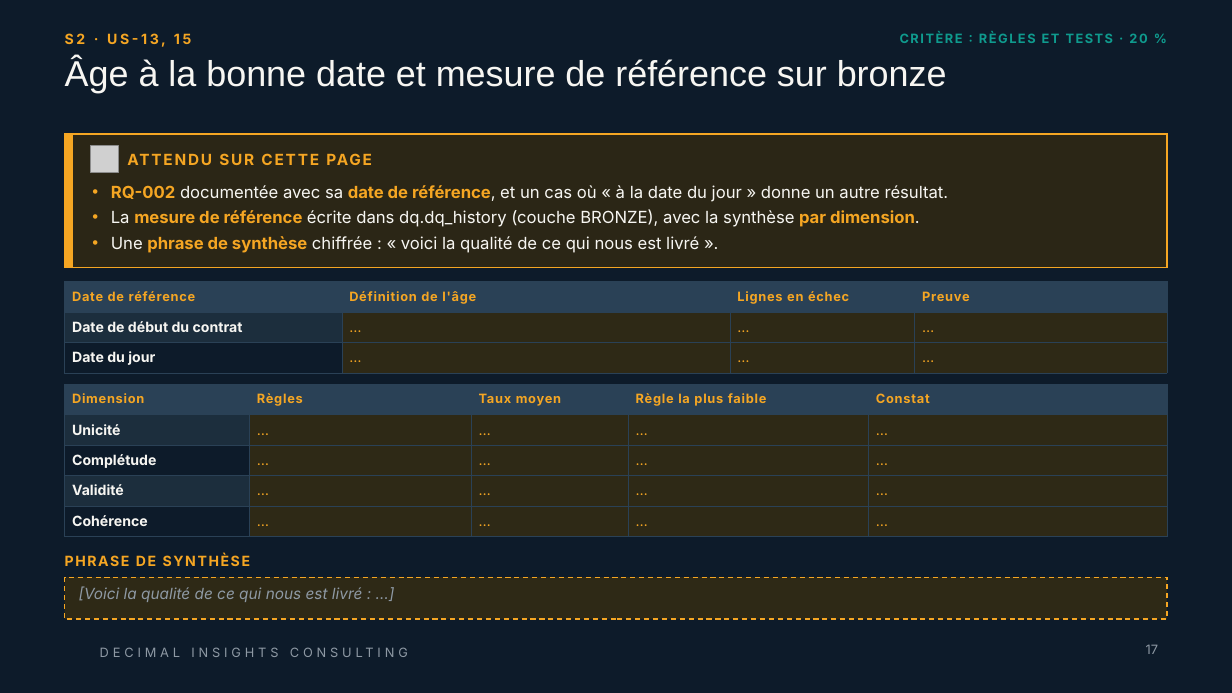
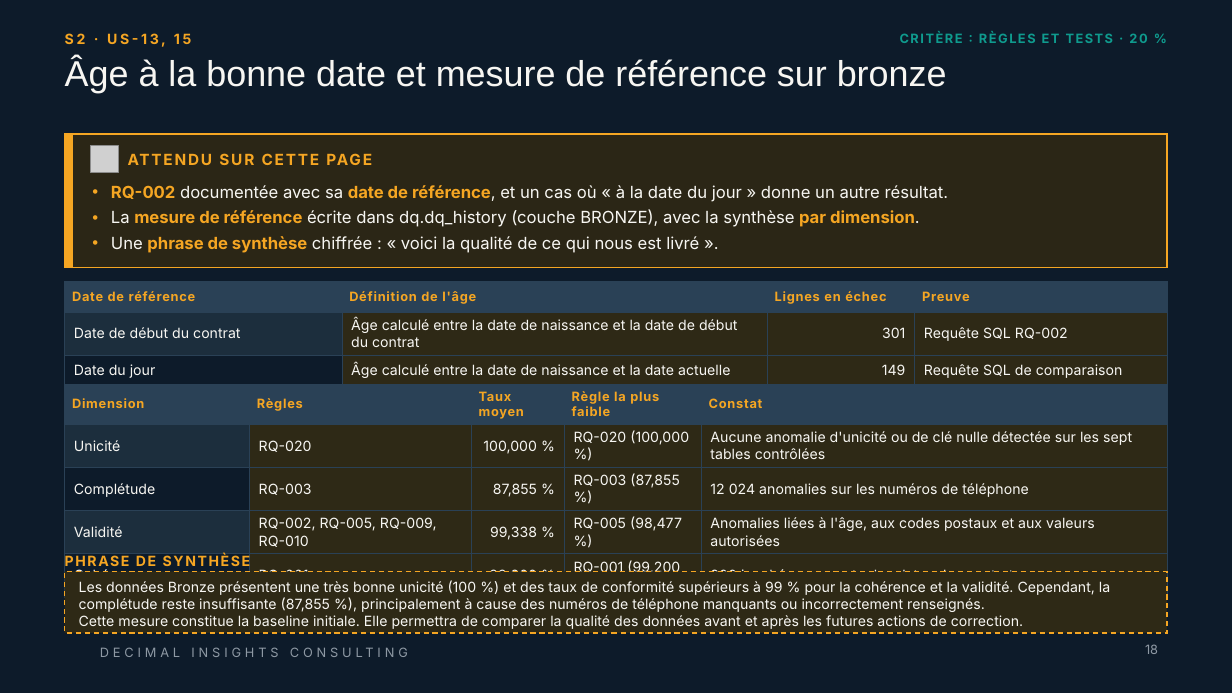
Before and after one commit to linam02/td-qualite-g04, a slide deck: slide 18 of livrables/Livrable_Groupe_TD_AssurConnect.pptx (slide 17 before the commit). Drawn at 1232x693 pixels with LibreOffice and Linux fonts; fonts in the diff are those of the drawing; grey boxes stand for pictures; background and template pictures are left out. Boxes give left, top, right and bottom in pixels: in the first picture for what was removed or moved away, otherwise in the second. Text is boxed around its words. In the diff, an @@ line names an element or a change of style, - is before the commit and + after.

```diff
--- a/livrables/Livrable_Groupe_TD_AssurConnect.pptx
+++ b/livrables/Livrable_Groupe_TD_AssurConnect.pptx
@@ table at [65, 282, 1167, 382] @@
-row 2: Date de début du contrat | … | … | …
+row 2: Date de début du contrat | Âge calculé entre la date de naissance et la date de début du contrat | 301 | Requête SQL RQ-002
-row 3: Date du jour | … | … | …
+row 3: Date du jour | Âge calculé entre la date de naissance et la date actuelle | 149 | Requête SQL de comparaison
@@ bold off in "Date de début du contrat", "Date du jour" @@
@@ borders changed @@
@@ table at [65, 384, 1167, 588] @@
-row 2: Unicité | … | … | … | …
+row 2: Unicité | RQ-020 | 100,000 % | RQ-020 (100,000 %) | Aucune anomalie d'unicité ou de clé nulle détectée sur les sept tables contrôlées
-row 3: Complétude | … | … | … | …
+row 3: Complétude | RQ-003 | 87,855 % | RQ-003 (87,855 %) | 12 024 anomalies sur les numéros de téléphone
-row 4: Validité | … | … | … | …
+row 4: Validité | RQ-002, RQ-005, RQ-009, RQ-010 | 99,338 % | RQ-005 (98,477 %) | Anomalies liées à l'âge, aux codes postaux et aux valeurs autorisées
-row 5: Cohérence | … | … | … | …
+row 5: Cohérence | RQ-001 | 99,200 % | RQ-001 (99,200 %) | 800 incohérences entre les dates des contrats
@@ bold off in "Unicité", "Complétude", "Validité", "Cohérence" @@
@@ borders changed @@
@@ rectangle removed at [65, 578, 1167, 619] @@
-[Voici la qualité de ce qui nous est livré : …]
@@ rectangle added at [65, 571, 1167, 633], fill #2E2916, outline #F5A623 1 pt dashed, 11 pt, text #F7F6F2 @@
+Les données Bronze présentent une très bonne unicité (100 %) et des taux de conformité supérieurs à 99 % pour la cohérence et la validité. Cependant, la complétude reste insuffisante (87,855 %), principalement à cause des numéros de téléphone manquants ou incorrectement renseignés.
+Cette mesure constitue la baseline initiale. Elle permettra de comparer la qualité des données avant et après les futures actions de correction.
@@ page number at [1145, 644, 1158, 654]: text changed @@
-17
+18
```
Also in this commit, not shown: 45 other slides changed, 2 slides added, 8 other files.
